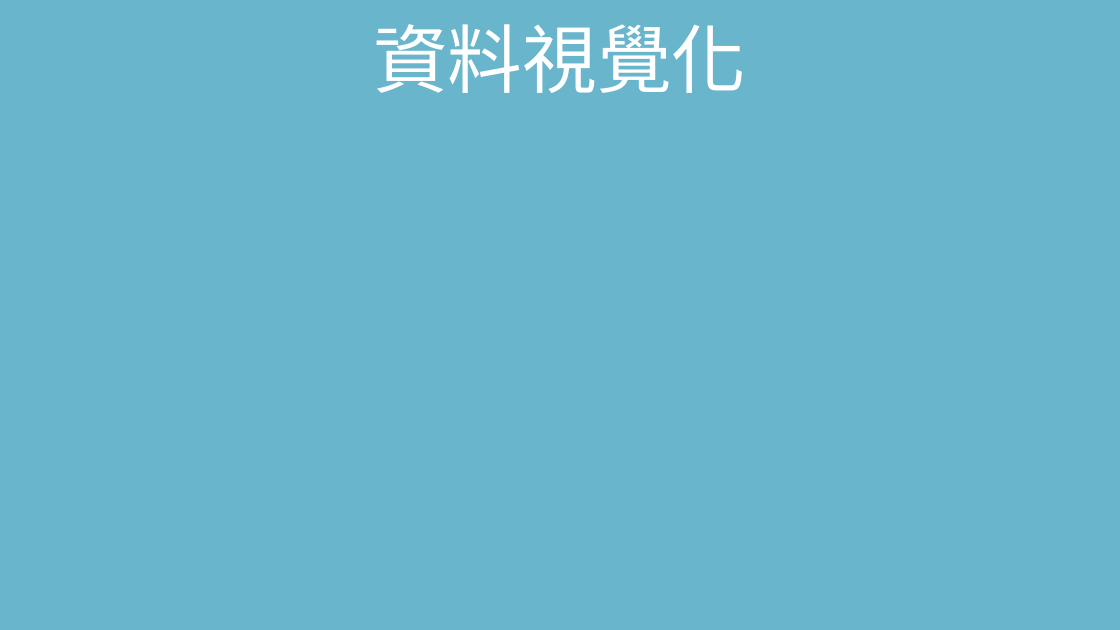
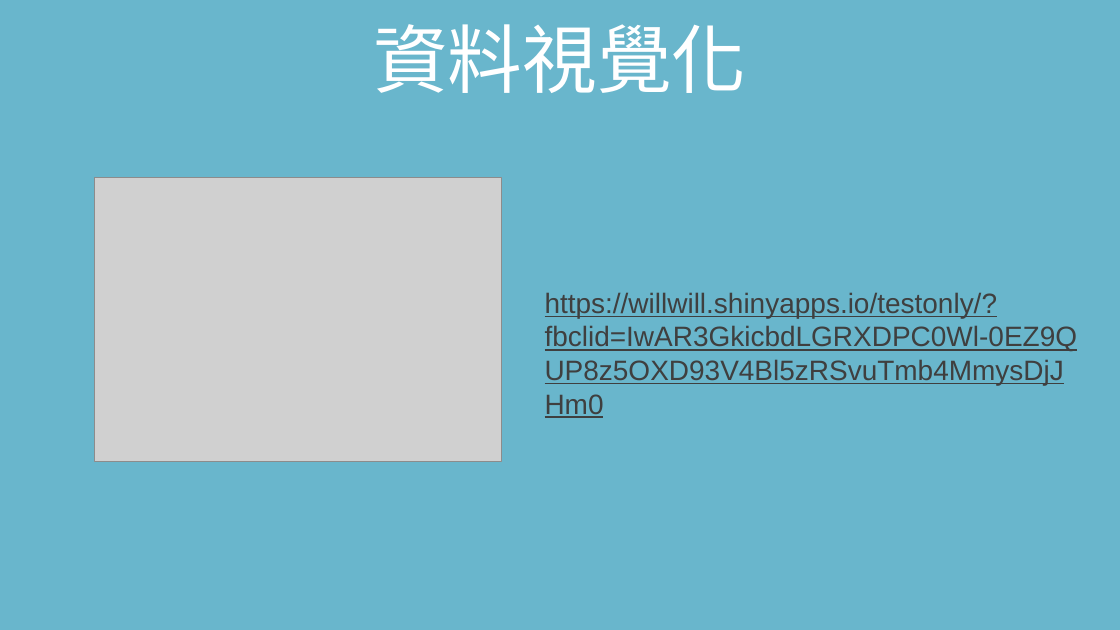
Before and after one commit to 1072-datascience/finalproject-1072ds_group2, a slide deck: slide 12 of docs/1072_datascience_FP_Group2.pptx. Drawn at 1120x630 pixels with LibreOffice and Linux fonts; fonts in the diff are those of the drawing; grey boxes stand for pictures; background and template pictures are left out. Boxes give left, top, right and bottom in pixels: in the first picture for what was removed or moved away, otherwise in the second. Text is boxed around its words. In the diff, an @@ line names an element or a change of style, - is before the commit and + after.

```diff
--- a/docs/1072_datascience_FP_Group2.pptx
+++ b/docs/1072_datascience_FP_Group2.pptx
@@ picture added at (x1=94, y1=177, x2=502, y2=461) @@
@@ text added at (x1=545, y1=292, x2=1078, y2=351), 18 pt, text #3F3F3F, underline @@
+https://willwill.shinyapps.io/testonly/?fbclid=IwAR3GkicbdLGRXDPC0Wl-0EZ9QUP8z5OXD93V4Bl5zRSvuTmb4MmysDjJHm0
```
Also in this commit, not shown: 1 other file.
